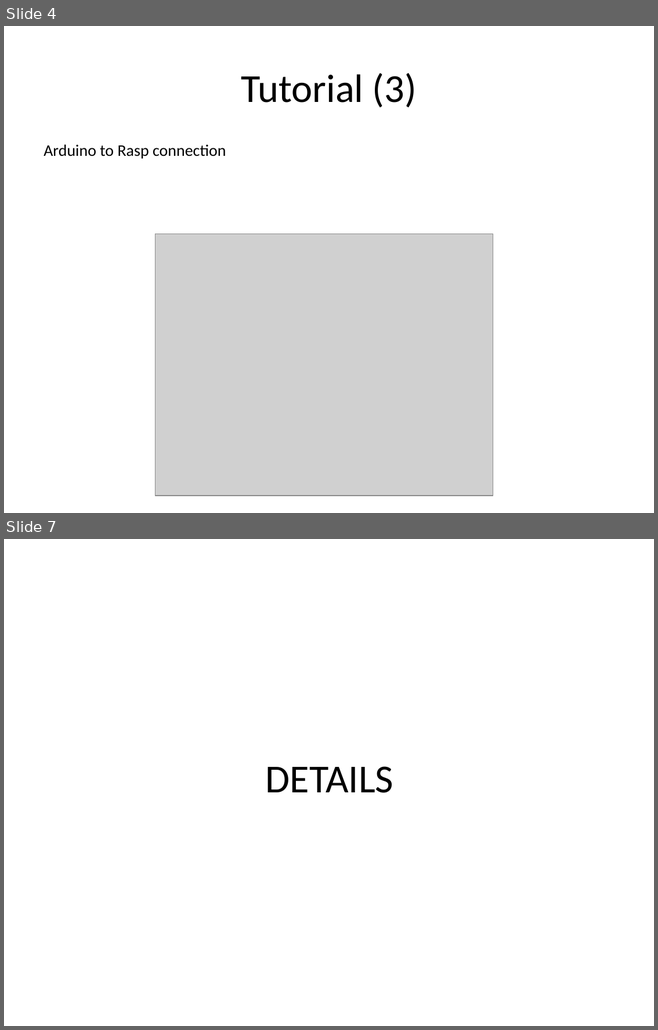
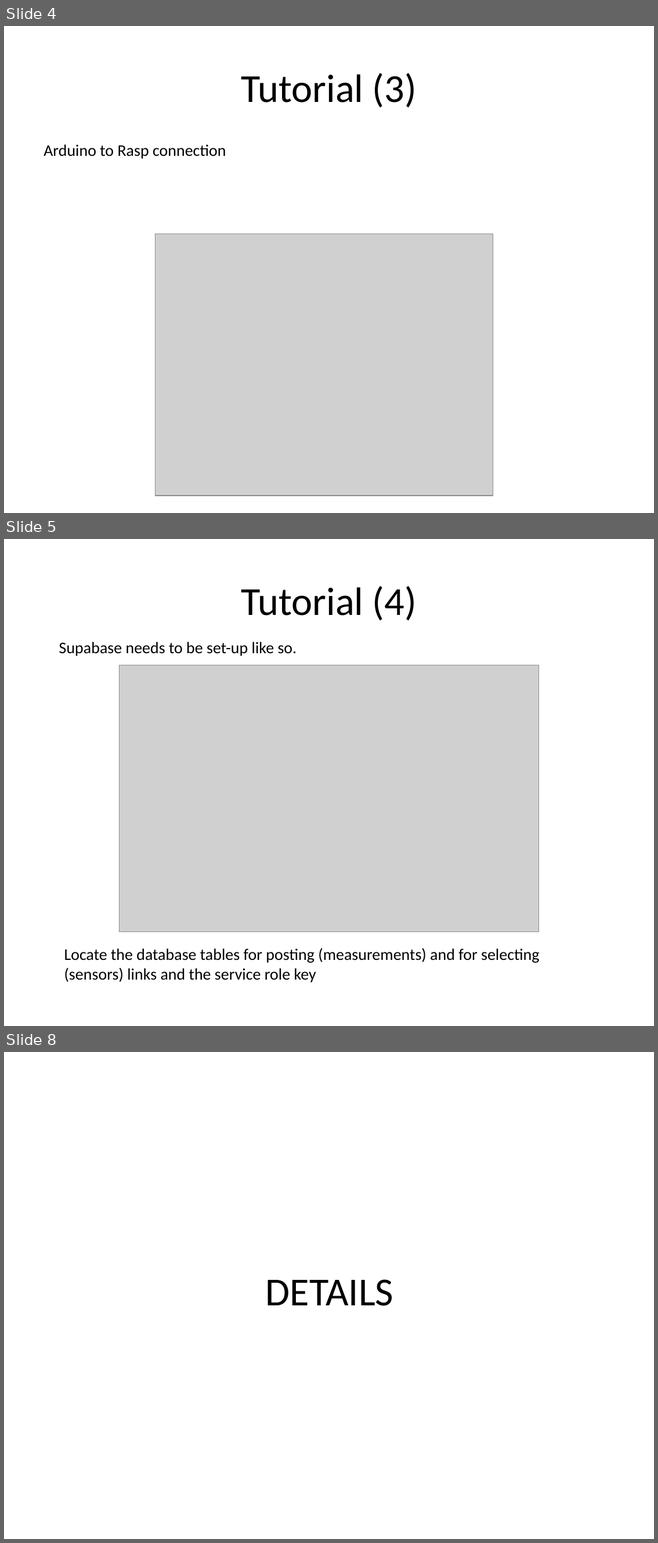
Before and after one commit to Vasilisdi/Technical-Report, a slide deck: Report/Tutorial/Diploma Theis Tutorial.pptx. Shown one above the other, each under a label of ours: slides 4 and 7 before the commit, slides 4, 5 and 8 after it; the slides between them are not shown. The pictures are 658x1030 and 658x1543 pixels, drawn with LibreOffice and Linux fonts; fonts in the diff are those of the drawing; grey boxes stand for pictures. Boxes give left, top, right and bottom in pixels: in the first picture for what was removed or moved away, otherwise in the second. Text is boxed around its words. In the diff, an @@ line names an element or a change of style, - is before the commit and + after.

```diff
--- a/Report/Tutorial/Diploma Theis Tutorial.pptx
+++ b/Report/Tutorial/Diploma Theis Tutorial.pptx
@@ slide 5 added at box(4, 539, 654, 1026), background #FFFFFF @@
@@ title added at box(241, 586, 416, 621), 44 pt, text #000000 @@
+Tutorial (4)
@@ text added at box(59, 642, 297, 656), 18 pt, text #000000 @@
+Supabase needs to be set-up like so.
@@ picture added at box(119, 665, 539, 932) @@
@@ text added at box(64, 948, 539, 983), 18 pt, text #000000 @@
+Locate the database tables for posting (measurements) and for selecting (sensors) links and the service role key
@@ what was slide 7 is now slide 8 @@
```
Also in this commit, not shown: 3 slides changed, 8 other files.
